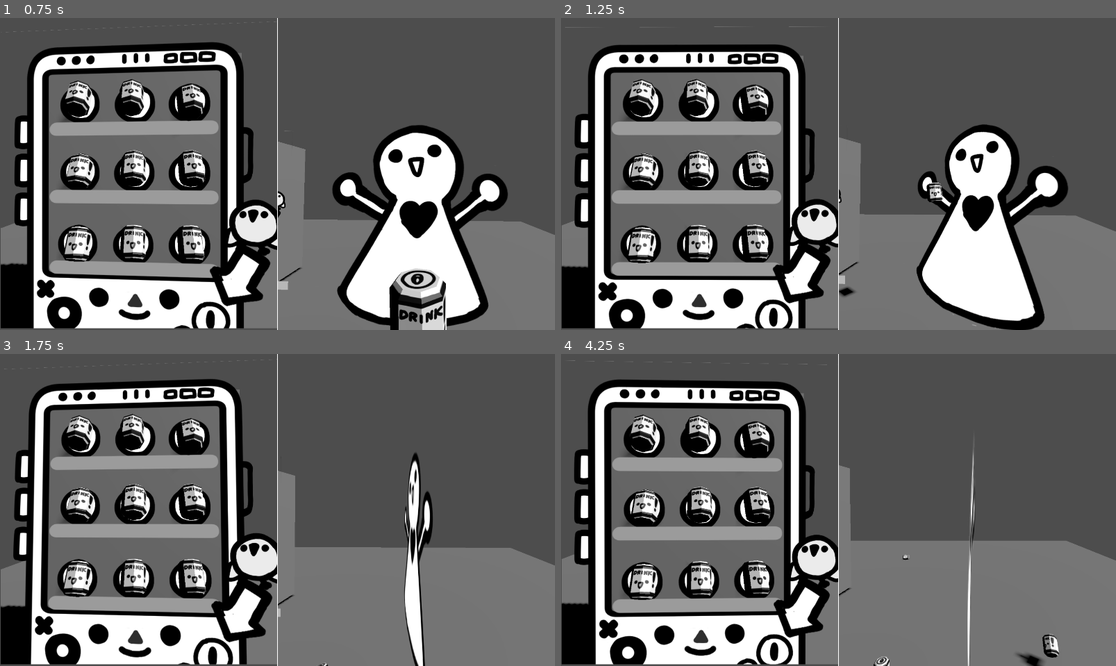
Above: before the commit, frames 1-4 (two rows, left to right).
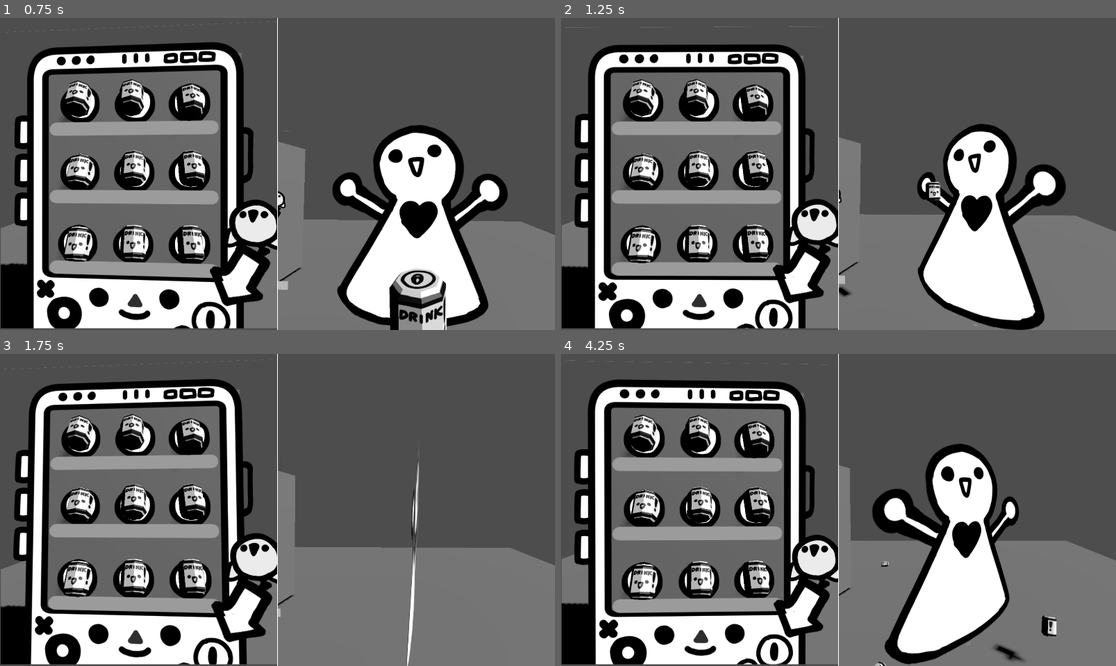
Above: after the commit, the same moments.

Repository: tombuben/automat
Game: Godot game, scene res://Scenes/main_scene.tscn
Same seed, same stepped clock (60 frames per second), same inputs: the game is played once before the commit and once after it. Before the commit the project has no main scene; this scene is started directly in both runs.
Inputs (mouse positions are in pixels of both pictures, inside the frame that each line leads up to):
- Up to frame 1 (0.75 s): move the mouse to (399, 158) at 0.52 s; click (399, 158) at 0.67 s
- Up to frame 2 (1.25 s): no input
- Up to frame 3 (1.75 s): drag from (166, 525) to (249, 572) at 1.27 s
- Up to frame 4 (4.25 s): move the mouse to (894, 441) at 2.02 s; click (894, 441) at 2.17 s; drag from (810, 572) to (672, 463) at 2.77 s; move the mouse to (1005, 556) at 3.52 s; click (1005, 556) at 3.67 s

Frame 1 is identical in both runs. In frame 2, 1.8% of the frame differs, in the area x 50-92%, y 33-100%; in frame 3, 1.8%; in frame 4, 11%, in the area x 56-90%, y 28-100%.

Commit message:
Angular damp

Diff:
--- a/Scenes/main_scene.tscn
+++ b/Scenes/main_scene.tscn
@@ -15,7 +15,7 @@
 radius = 0.1
 
 [sub_resource type="BoxShape3D" id="BoxShape3D_iacmt"]
-size = Vector3(1, 0.114258, 0.319092)
+size = Vector3(1, 0.219116, 0.319092)
 
 [sub_resource type="BoxShape3D" id="BoxShape3D_maf8m"]
 size = Vector3(0.489746, 0.692017, 0.319092)
@@ -101,8 +101,6 @@
 [node name="RandomItem" parent="Control/SubViewportContainer/SubViewport/ItemSlot" instance=ExtResource("2_6l7je")]
 transform = Transform3D(1, 0, 0, 0, 0.866025, 0.5, 0, -0.5, 0.866025, 0, 0, -0.1)
 collision_layer = 3
-axis_lock_linear_z = true
-axis_lock_angular_x = true
 
 [node name="CollisionShape3D" type="CollisionShape3D" parent="Control/SubViewportContainer/SubViewport/ItemSlot"]
 shape = SubResource("SphereShape3D_huasi")
@@ -117,8 +115,6 @@
 [node name="RandomItem" parent="Control/SubViewportContainer/SubViewport/ItemSlot2" instance=ExtResource("2_6l7je")]
 transform = Transform3D(1, 0, 0, 0, 0.866025, 0.5, 0, -0.5, 0.866025, 0, 0, -0.1)
 collision_layer = 3
-axis_lock_linear_z = true
-axis_lock_angular_x = true
 
 [node name="CollisionShape3D" type="CollisionShape3D" parent="Control/SubViewportContainer/SubViewport/ItemSlot2"]
 shape = SubResource("SphereShape3D_huasi")
@@ -133,8 +129,6 @@
 [node name="RandomItem" parent="Control/SubViewportContainer/SubViewport/ItemSlot3" instance=ExtResource("2_6l7je")]
 transform = Transform3D(1, 0, 0, 0, 0.866025, 0.5, 0, -0.5, 0.866025, 0, 0, -0.1)
 collision_layer = 3
-axis_lock_linear_z = true
-axis_lock_angular_x = true
 
 [node name="CollisionShape3D" type="CollisionShape3D" parent="Control/SubViewportContainer/SubViewport/ItemSlot3"]
 shape = SubResource("SphereShape3D_huasi")
@@ -149,8 +143,6 @@
 [node name="RandomItem" parent="Control/SubViewportContainer/SubViewport/ItemSlot4" instance=ExtResource("2_6l7je")]
 transform = Transform3D(1, 0, 0, 0, 0.866025, 0.5, 0, -0.5, 0.866025, 0, 0, -0.1)
 collision_layer = 3
-axis_lock_linear_z = true
-axis_lock_angular_x = true
 
 [node name="CollisionShape3D" type="CollisionShape3D" parent="Control/SubViewportContainer/SubViewport/ItemSlot4"]
 shape = SubResource("SphereShape3D_huasi")
@@ -165,8 +157,6 @@
 [node name="RandomItem" parent="Control/SubViewportContainer/SubViewport/ItemSlot5" instance=ExtResource("2_6l7je")]
 transform = Transform3D(1, 0, 0, 0, 0.866025, 0.5, 0, -0.5, 0.866025, 0, 0, -0.1)
 collision_layer = 3
-axis_lock_linear_z = true
-axis_lock_angular_x = true
 
 [node name="CollisionShape3D" type="CollisionShape3D" parent="Control/SubViewportContainer/SubViewport/ItemSlot5"]
 shape = SubResource("SphereShape3D_huasi")
@@ -181,8 +171,6 @@
 [node name="RandomItem" parent="Control/SubViewportContainer/SubViewport/ItemSlot6" instance=ExtResource("2_6l7je")]
 transform = Transform3D(1, 0, 0, 0, 0.866025, 0.5, 0, -0.5, 0.866025, 0, 0, -0.1)
 collision_layer = 3
-axis_lock_linear_z = true
-axis_lock_angular_x = true
 
 [node name="CollisionShape3D" type="CollisionShape3D" parent="Control/SubViewportContainer/SubViewport/ItemSlot6"]
 shape = SubResource("SphereShape3D_huasi")
@@ -197,8 +185,6 @@
 [node name="RandomItem" parent="Control/SubViewportContainer/SubViewport/ItemSlot7" instance=ExtResource("2_6l7je")]
 transform = Transform3D(1, 0, 0, 0, 0.866025, 0.5, 0, -0.5, 0.866025, 0, 0, -0.1)
 collision_layer = 3
-axis_lock_linear_z = true
-axis_lock_angular_x = true
 
 [node name="CollisionShape3D" type="CollisionShape3D" parent="Control/SubViewportContainer/SubViewport/ItemSlot7"]
 shape = SubResource("SphereShape3D_huasi")
@@ -213,8 +199,6 @@
 [node name="RandomItem" parent="Control/SubViewportContainer/SubViewport/ItemSlot8" instance=ExtResource("2_6l7je")]
 transform = Transform3D(1, 0, 0, 0, 0.866025, 0.5, 0, -0.5, 0.866025, 0, 0, -0.1)
 collision_layer = 3
-axis_lock_linear_z = true
-axis_lock_angular_x = true
 
 [node name="CollisionShape3D" type="CollisionShape3D" parent="Control/SubViewportContainer/SubViewport/ItemSlot8"]
 shape = SubResource("SphereShape3D_huasi")
@@ -229,8 +213,6 @@
 [node name="RandomItem" parent="Control/SubViewportContainer/SubViewport/ItemSlot9" instance=ExtResource("2_6l7je")]
 transform = Transform3D(1, 0, 0, 0, 0.866025, 0.5, 0, -0.5, 0.866025, 0, 0, -0.1)
 collision_layer = 3
-axis_lock_linear_z = true
-axis_lock_angular_x = true
 
 [node name="CollisionShape3D" type="CollisionShape3D" parent="Control/SubViewportContainer/SubViewport/ItemSlot9"]
 shape = SubResource("SphereShape3D_huasi")
@@ -239,7 +221,7 @@
 transform = Transform3D(1, 0, 0, 0, 1, 0, 0, 0, 1, -1.28042, 0.945635, 0.699867)
 
 [node name="CollisionShape3D" type="CollisionShape3D" parent="Control/SubViewportContainer/SubViewport/Table"]
-transform = Transform3D(1, 0, 0, 0, 1, 0, 0, 0, 1, 0, -0.59723, -0.202026)
+transform = Transform3D(1, 0, 0, 0, 1, 0, 0, 0, 1, 0, -0.544801, -0.202026)
 shape = SubResource("BoxShape3D_iacmt")
 
 [node name="CollisionShape3D2" type="CollisionShape3D" parent="Control/SubViewportContainer/SubViewport/Table"]
@@ -277,6 +259,7 @@
 
 [node name="PinJoint3D" type="PinJoint3D" parent="Control/SubViewportContainer/SubViewport/CursorObject"]
 node_a = NodePath("..")
+params/impulse_clamp = 0.2
 
 [node name="MeshInstance3D" type="MeshInstance3D" parent="Control/SubViewportContainer/SubViewport/CursorObject"]
 visible = false
--- a/Scripts/rotate_around.gd
+++ b/Scripts/rotate_around.gd
@@ -45,6 +45,3 @@
 	var direction = target_pos - global_position
 	var step = direction * speed_factor * delta
 	global_position += step
-
-
-	#global_position = global_position.move_toward(target_pos, delta)
--- a/Subscenes/random_item.tscn
+++ b/Subscenes/random_item.tscn
@@ -7,6 +7,7 @@
 
 [node name="RandomItem" type="RigidBody3D"]
 mass = 0.35
+angular_damp = 10.0
 
 [node name="CollisionShape3D2" type="CollisionShape3D" parent="."]
 transform = Transform3D(0.25, 0, 0, 0, 0.25, 0, 0, 0, 0.25, 0, -0.0484524, 0)
--- a/project.godot
+++ b/project.godot
@@ -11,6 +11,7 @@
 [application]
 
 config/name="automat"
+run/main_scene="uid://b6qthxoydelxv"
 config/features=PackedStringArray("4.4", "GL Compatibility")
 config/icon="res://icon.svg"
 
